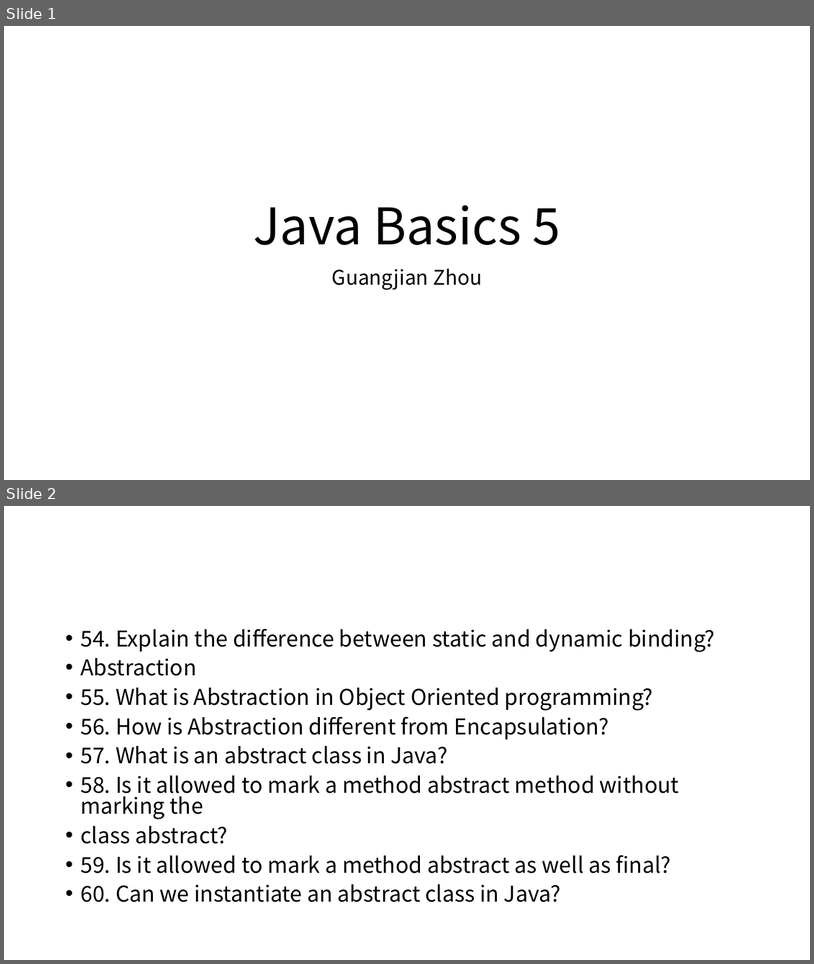
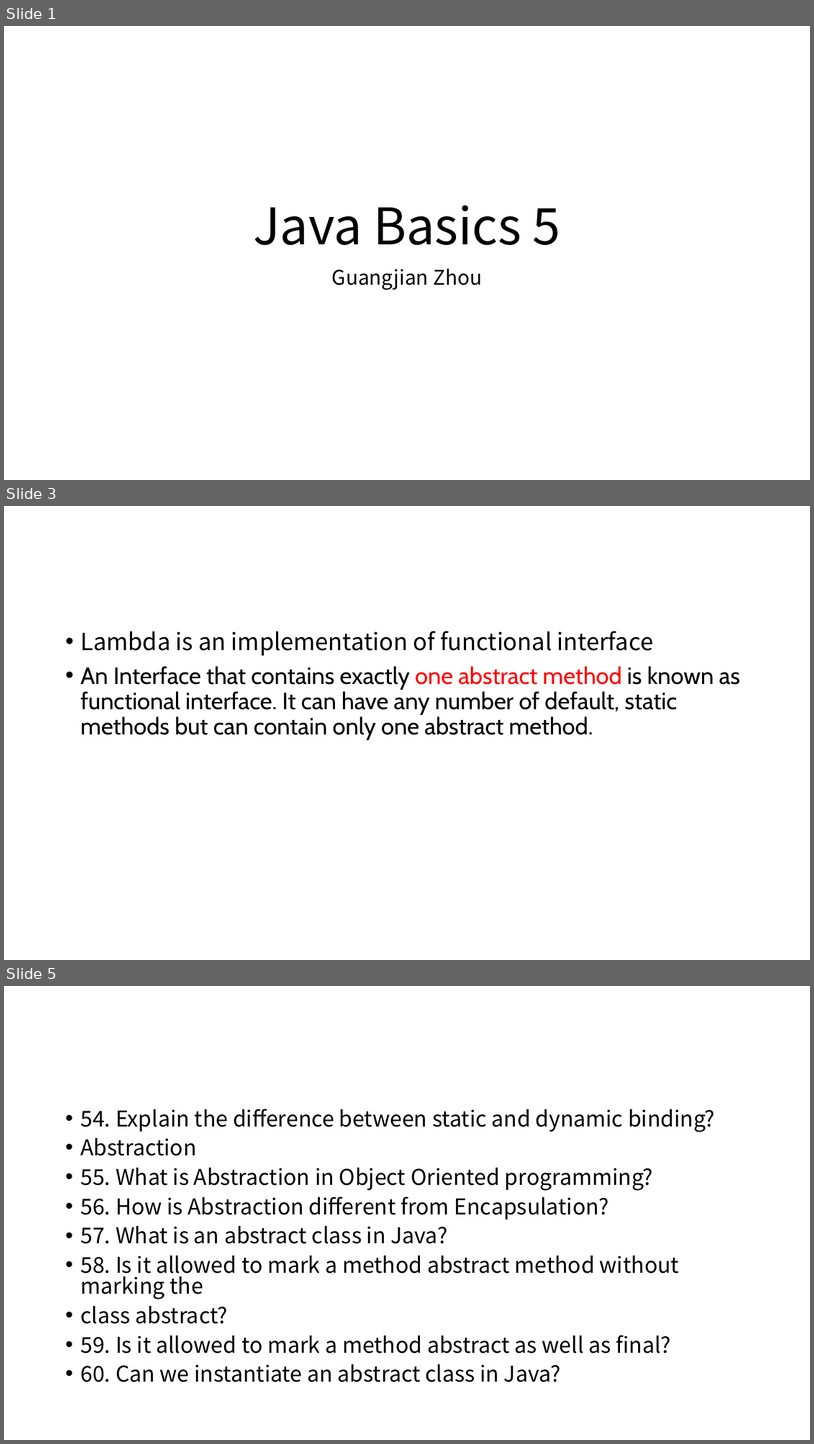
Before and after one commit to Marvioo/Cogent, a slide deck: Java Basics/Java Basics 5.pptx. Shown one above the other, each under a label of ours: slides 1 and 2 before the commit, slides 1, 3 and 5 after it; the slides between them are not shown. The pictures are 814x964 and 814x1444 pixels, drawn with LibreOffice and Linux fonts; fonts in the diff are those of the drawing. Boxes give left, top, right and bottom in pixels: in the first picture for what was removed or moved away, otherwise in the second. Text is boxed around its words. In the diff, an @@ line names an element or a change of style, - is before the commit and + after.

```diff
--- a/Java Basics/Java Basics 5.pptx
+++ b/Java Basics/Java Basics 5.pptx
@@ slide 3 added at (4, 506, 810, 960), background #FFFFFF @@
@@ text added at (80, 631, 741, 740), 28 pt, text #000000 @@
+• Lambda is an implementation of functional interface
+• An Interface that contains exactly one abstract method is known as functional interface. It can have any number of default, static methods but can contain only one abstract method.
@@ what was slide 2 is now slide 5 @@
```
Also in this commit, not shown: 2 other slides added, 2 other files.
